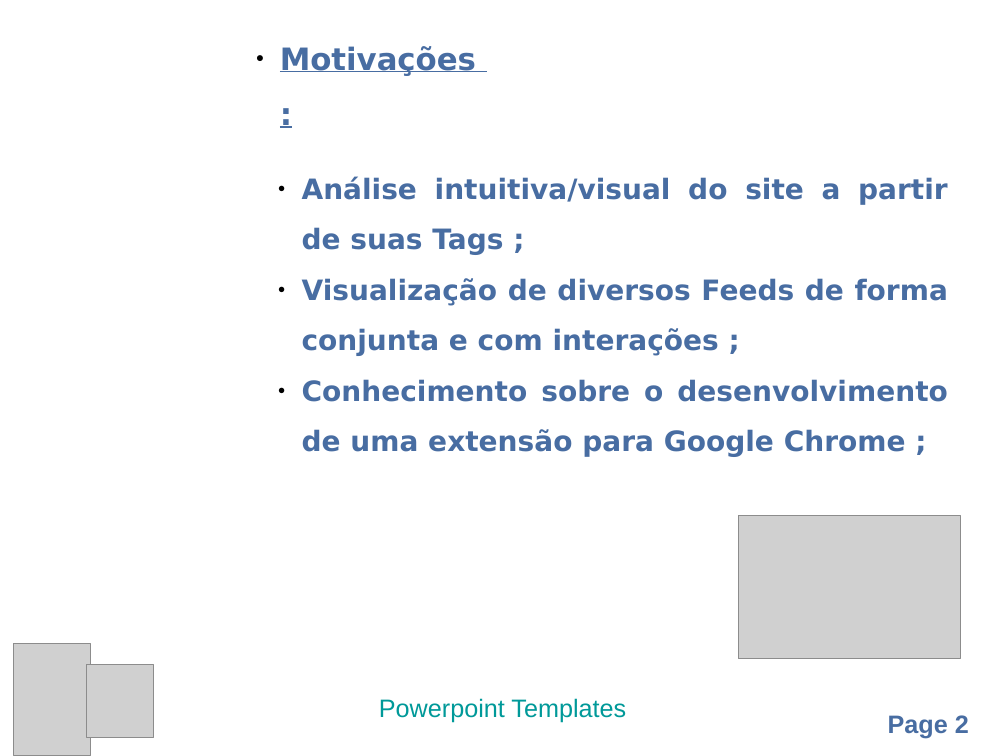
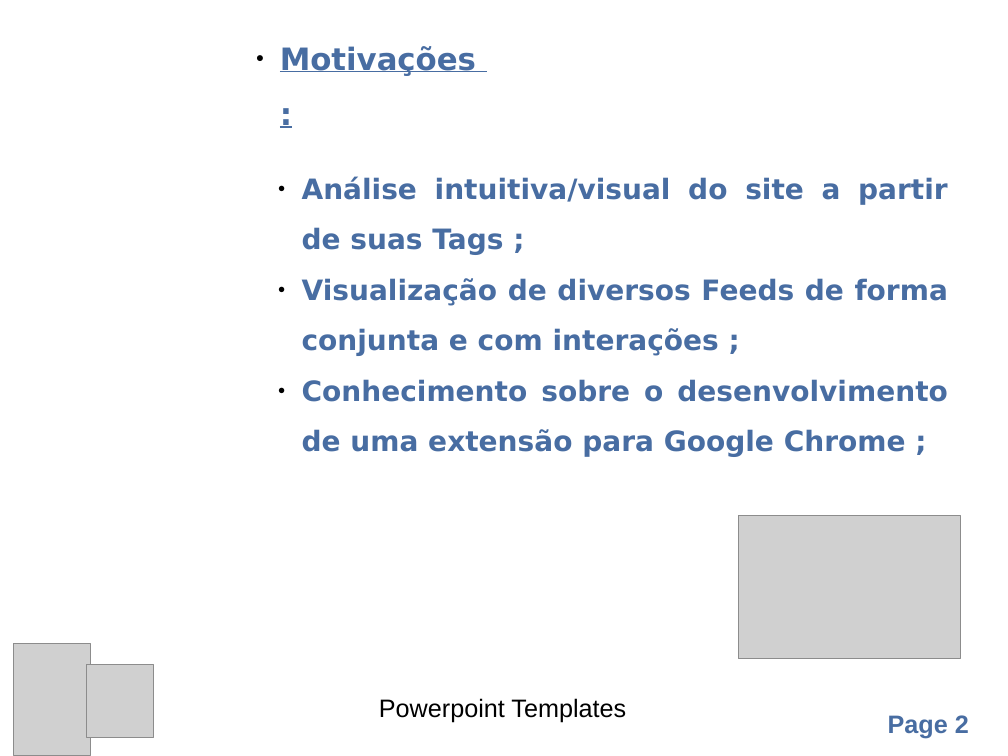
Before and after one commit to aweiand/tagger, a slide deck: slide 2 of Apresentacao.odp. Drawn at 1008x756 pixels with LibreOffice and Linux fonts; fonts in the diff are those of the drawing; grey boxes stand for pictures; background and template pictures are left out. Boxes give left, top, right and bottom in pixels: in the first picture for what was removed or moved away, otherwise in the second. Text is boxed around its words. In the diff, an @@ line names an element or a change of style, - is before the commit and + after.

```diff
--- a/Apresentacao.odp
+++ b/Apresentacao.odp
@@ text "Powerpoint Templates" at (379,698,626,723): text colour #009999 to #000000 @@
```
Also in this commit, not shown: 6 other slides changed, 4 other files.
